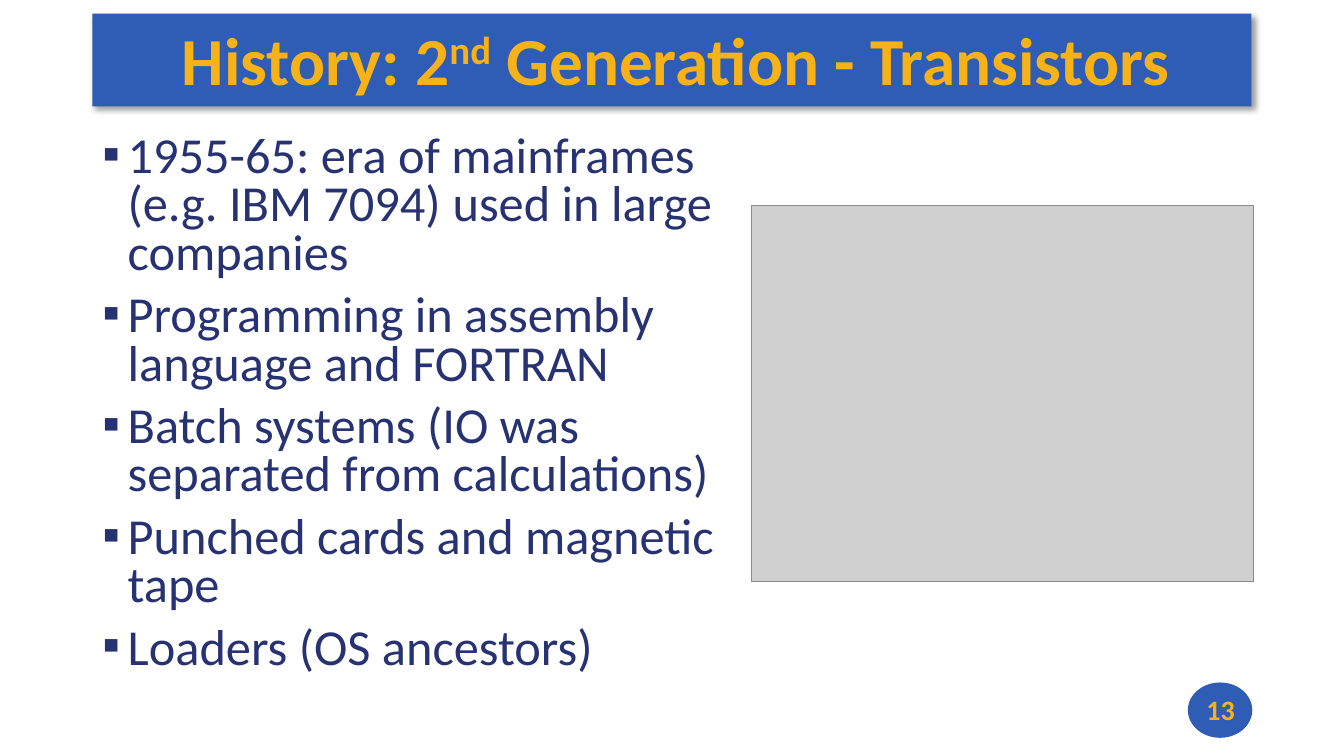
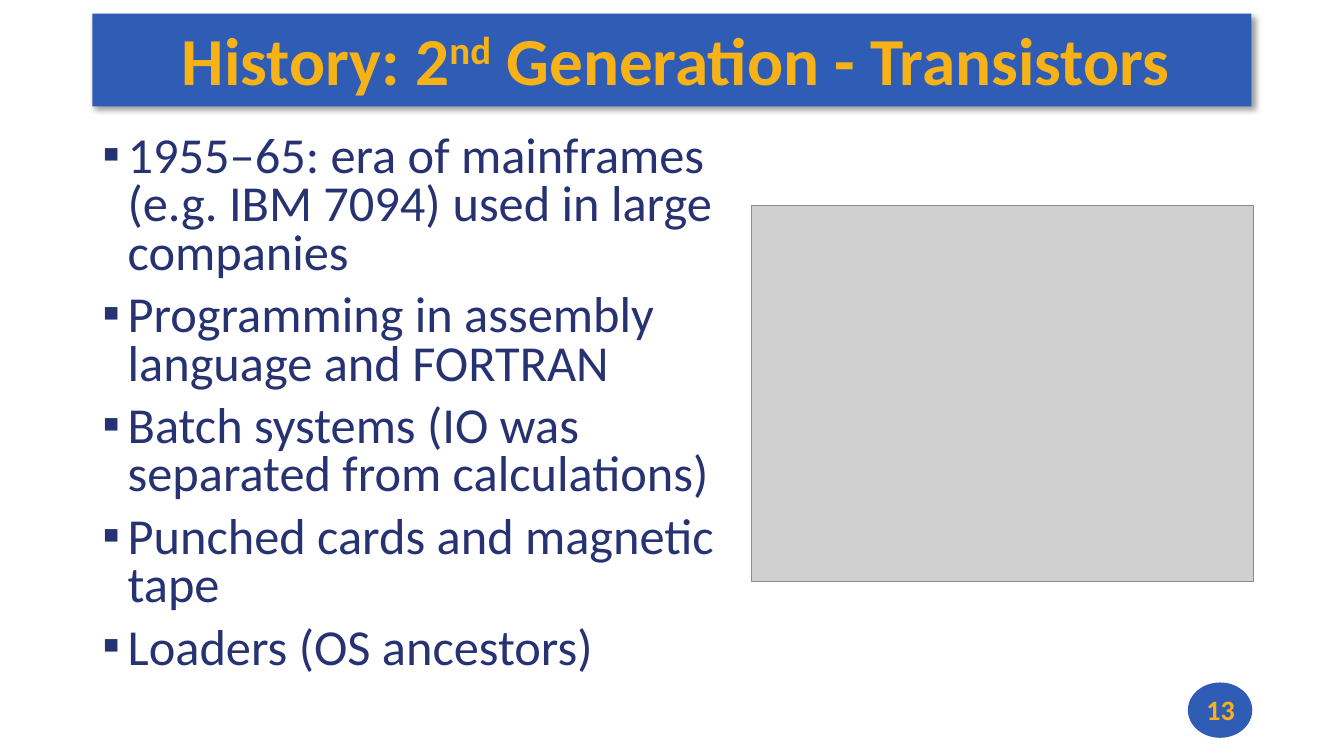
Before and after one commit to andrewt0301/hse-acos-course, a slide deck: slide 13 of docs/part1ca/01_Introduction/CA_Lecture_01.pptx. Drawn at 1344x756 pixels with LibreOffice and Linux fonts; fonts in the diff are those of the drawing; grey boxes stand for pictures. Boxes give left, top, right and bottom in pixels: in the first picture for what was removed or moved away, otherwise in the second. Text is boxed around its words. In the diff, an @@ line names an element or a change of style, - is before the commit and + after.

```diff
--- a/docs/part1ca/01_Introduction/CA_Lecture_01.pptx
+++ b/docs/part1ca/01_Introduction/CA_Lecture_01.pptx
@@ text at bbox=[128, 138, 712, 278]: text changed @@
-▪ 1955-65: era of mainframes (e.g. IBM 7094) used in large companies
+▪ 1955–65: era of mainframes (e.g. IBM 7094) used in large companies
```
Also in this commit, not shown: 5 other slides changed, 4 slides added, 2 slides removed, 4 other files.
